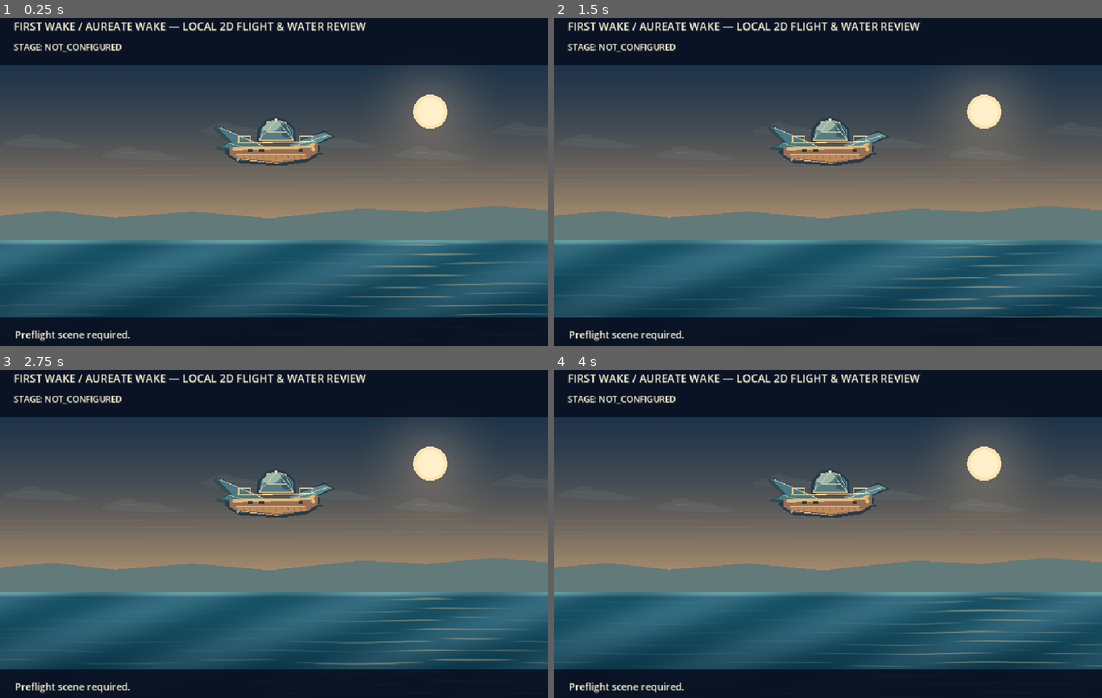
Above: before the commit, frames 1-4 (two rows, left to right).
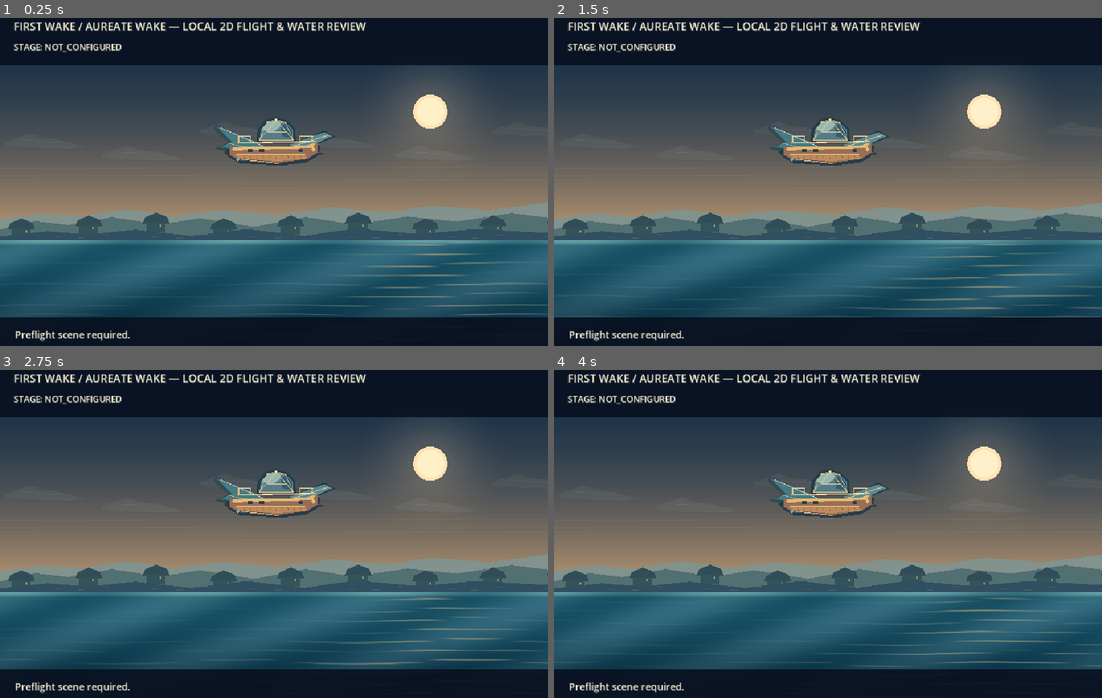
Above: after the commit, the same moments.

Repository: ndrorchestration/ToSailaStarrySky-jrpg
Game: Godot game, scene res://scenes/first_wake_flight_water_review.tscn
The game is run twice, just before and just after one commit, with the same random seed, the same clock (stepped at 60 frames per second) and the same inputs. This scene is started directly instead of the project's main scene.
Inputs:
- Up to frame 1 (0.25 s): no input
- Up to frame 2 (1.5 s): tap Enter at 0.5 s; hold Right (ui_right) 0.53-1.28 s; tap 1 (aetherwake_ch1_choice_a) at 0.6 s; hold Down (ui_down) from 1.28 s (still down); tap 2 (aetherwake_ch1_choice_b) at 1.35 s
- Up to frame 3 (2.75 s): tap Space at 2 s; release Down (ui_down) at 2.03 s; hold Right (ui_right) from 2.03 s (still down); tap 3 (aetherwake_ch1_choice_c) at 2.1 s
- Up to frame 4 (4 s): release Right (ui_right) at 2.78 s; hold Up (ui_up) 2.78-3.53 s; tap 4 (aetherwake_ch1_combat_rest) at 2.85 s; hold Left (ui_left) from 3.53 s (still down); tap F (aetherwake_ch1_flight_review_launch) at 3.6 s

The runs differ from the first frame. In frame 1, 6.6% of the frame differs, in the area x 0-100%, y 56-68%; in frame 2, 6.6%; in frame 3, 6.6%; in frame 4, 6.6%.

Commit message:
visual: layer First Wake coastal silhouettes without gameplay changes

Diff:
--- a/godot/scripts/first_wake_flight_water_review.gd
+++ b/godot/scripts/first_wake_flight_water_review.gd
@@ -186,12 +186,46 @@
     for index in range(4):
         var y := 285.0 + float(index) * 12.0
         draw_line(Vector2(0, y), Vector2(960, y - 5), Color(0.94, 0.85, 0.70, 0.035), 2.0)
+    # Three depth-separated coastal silhouettes are authored screen-space art.
+    # They never affect the water sensor, berth region or collision geometry.
     draw_colored_polygon(PackedVector2Array([
-        Vector2(0, 366), Vector2(94, 358), Vector2(201, 370),
-        Vector2(338, 359), Vector2(472, 371), Vector2(632, 354),
-        Vector2(748, 360), Vector2(865, 349), Vector2(960, 357),
+        Vector2(0, 372), Vector2(75, 363), Vector2(140, 368),
+        Vector2(223, 355), Vector2(307, 367), Vector2(388, 357),
+        Vector2(492, 365), Vector2(581, 352), Vector2(680, 361),
+        Vector2(755, 349), Vector2(857, 357), Vector2(960, 344),
         Vector2(960, SURFACE_Y), Vector2(0, SURFACE_Y),
-    ]), Color("#627a7a"))
+    ]), Color("#82928c"))
+    draw_colored_polygon(PackedVector2Array([
+        Vector2(0, 391), Vector2(61, 376), Vector2(119, 383),
+        Vector2(195, 369), Vector2(280, 382), Vector2(350, 371),
+        Vector2(445, 386), Vector2(536, 369), Vector2(620, 382),
+        Vector2(714, 368), Vector2(801, 377), Vector2(895, 362),
+        Vector2(960, 370), Vector2(960, SURFACE_Y), Vector2(0, SURFACE_Y),
+    ]), Color("#526f72"))
+    # Distant quay roofs and intermittent headland lanterns remain silhouettes:
+    # scenic architecture only; there are no enterable buildings here.
+    for index in range(9):
+        var cx := 37.0 + float(index) * 118.0
+        var roof_y := 379.0 - float(index % 3) * 5.0
+        draw_colored_polygon(PackedVector2Array([
+            Vector2(cx - 23, roof_y + 11), Vector2(cx - 19, roof_y),
+            Vector2(cx, roof_y - 8), Vector2(cx + 20, roof_y),
+            Vector2(cx + 24, roof_y + 11),
+        ]), Color("#304d58"))
+        draw_rect(Rect2(cx - 17, roof_y + 10, 34, 16), Color("#35535a"))
+        draw_line(Vector2(cx - 20, roof_y + 1), Vector2(cx, roof_y - 8), Color("#a28f78", 0.6), 1.0)
+        draw_rect(Rect2(cx + 7, roof_y + 13, 3, 4), Color("#e7c68e", 0.6))
+    draw_colored_polygon(PackedVector2Array([
+        Vector2(0, 403), Vector2(83, 394), Vector2(156, 400),
+        Vector2(237, 391), Vector2(335, 402), Vector2(432, 390),
+        Vector2(533, 402), Vector2(623, 389), Vector2(733, 399),
+        Vector2(832, 390), Vector2(960, 397),
+        Vector2(960, SURFACE_Y), Vector2(0, SURFACE_Y),
+    ]), Color("#304f60"))
+    for index in range(24):
+        var glint_x := float(index) * 43.0 + 8.0
+        var glint_y := 400.0 + float(index % 4) * 2.0
+        draw_line(Vector2(glint_x, glint_y), Vector2(glint_x + 12.0, glint_y), Color(0.83, 0.84, 0.70, 0.12), 1.0)
     draw_line(Vector2(0, SURFACE_Y), Vector2(960, SURFACE_Y), Color("#b9d4c5"), 2.0)
     if phase in ["recovery_approach", "berth_contact", "berth_securing", "berth_ready"]:
         draw_rect(Rect2(864, SURFACE_Y - 4, 96, 134), Color("#806d57"))
Not shown, added: docs/FIRST_WAKE_LAYERED_COAST_LOCAL_REVIEW_2026-10-28.md
